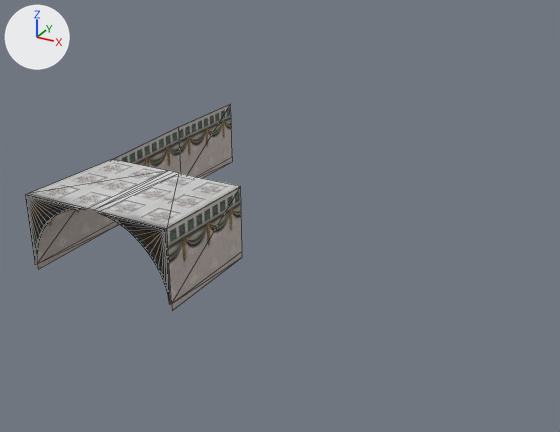
The OBJ model 3D Obj/Star.obj: old version first, new version second.
Camera for both pictures: a camera (50 mm lens) standing at (-17.6, 34.0, 23.6) and looking at (-35.8, 67.1, 7.1). Lighting does not change. The marker at upper left points along +X, +Y and +Z. Mesh edges are drawn as thin lines. Where no turn or scale is listed for an object, it has been applied to the vertices.

The older version as bpy lines, for what is in view:
```python
me_star = bpy.data.meshes.new('Star')
me_star.from_pydata(...)  # 90 vertices, 128 faces; spans x -44.7..-36.5, y 58.2..76.5, z 5.6..9.7
me_star.materials.append(mat_material__317)  # picture img_roof_tiles_corner_jpg
ob_star = bpy.data.objects.new('Star', me_star)
ob_star.location = (0.0, 0.0, 0.0)
```
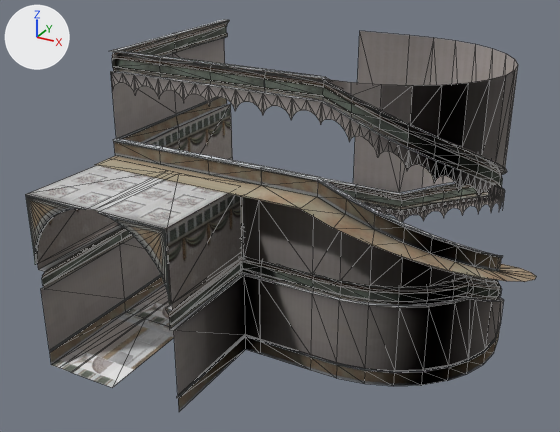
Location of each change, (x1, y1, x2, y2) in pixels of the pictures (560 x 432 px):
'Star', reshaped (135% wider, 90% taller): before (25, 104, 242, 310); after (25, 20, 536, 412)
part 1 of me_star, added: after (263, 31, 518, 222)
part 2 of me_star, added: after (111, 50, 266, 115)
part 3 of me_star, added: after (323, 178, 356, 198)
part 4 of me_star, added: after (39, 20, 536, 412)

Edits to the bpy script that builds the scene:
```text
Add img_corridor_jpg:
    img_corridor_jpg = load_image('corridor.jpg', 'corridor.jpg', 1200, 1200, 'sRGB')
Add mat_corridor:
    mat_corridor = principled_material('Corridor')
    mat_corridor.texture = img_corridor_jpg
    mat_corridor.roughness = 0.9
Change me_star:
    used by ob_star; location = (0.0, 0.0, 0.0)
    remove me_star.from_pydata(...)  # 90 vertices, 128 faces; spans x -44.7..-36.5, y 58.2..76.5, z 5.6..9.7
    add me_star.from_pydata(...)  # 1477 vertices, 2185 faces; spans x -44.8..-23.1, y 58.2..78.6, z 0.0..15.3
    me_star part 1: a new loose piece of 425 vertices spanning x -35.7..-25.2, y 65.0..76.7, z 3.5..15.3, in mat_corridor (picture img_corridor_jpg)
    me_star part 2: a new loose piece of 100 vertices spanning x -44.8..-35.6, y 65.1..65.5, z 13.1..15.3, in mat_corridor (picture img_corridor_jpg)
    me_star part 3: a new loose piece of 90 vertices spanning x -44.7..-35.5, y 76.3..76.7, z 3.5..5.6, in mat_corridor (picture img_corridor_jpg)
    me_star part 4: 750 vertices added at x -44.8..-23.1, y 58.3..78.6, z 0.0..15.3
    me_star part 5: the surface is now shaded smooth
    add me_star.materials.append(mat_corridor)  # picture img_corridor_jpg
```
